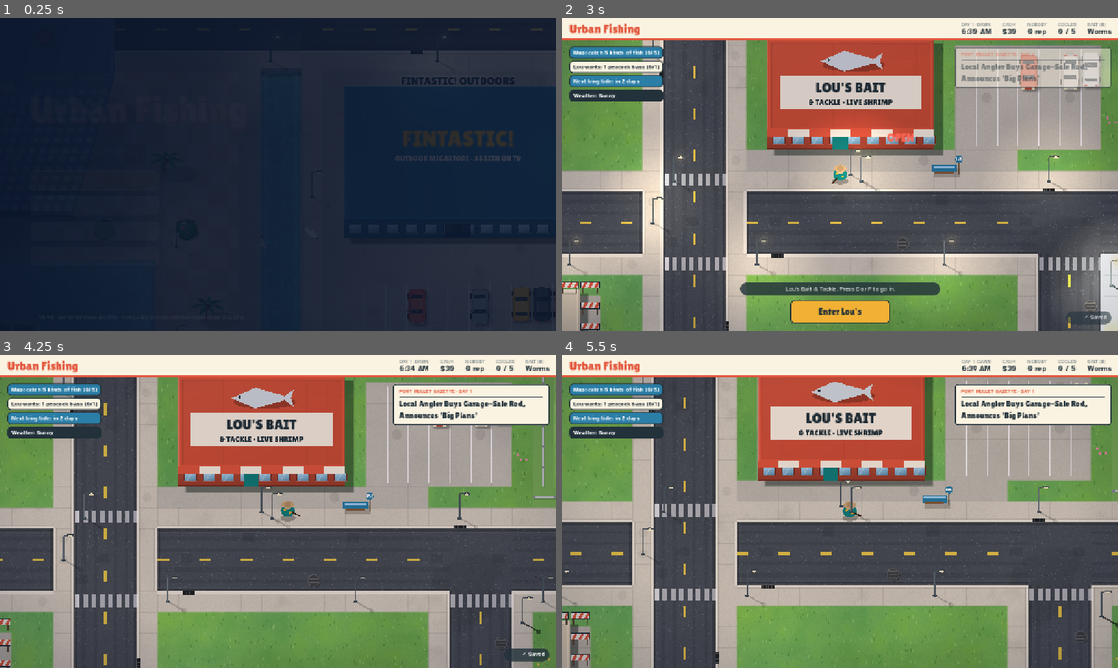
Above: before the commit, frames 1-4 (two rows, left to right).
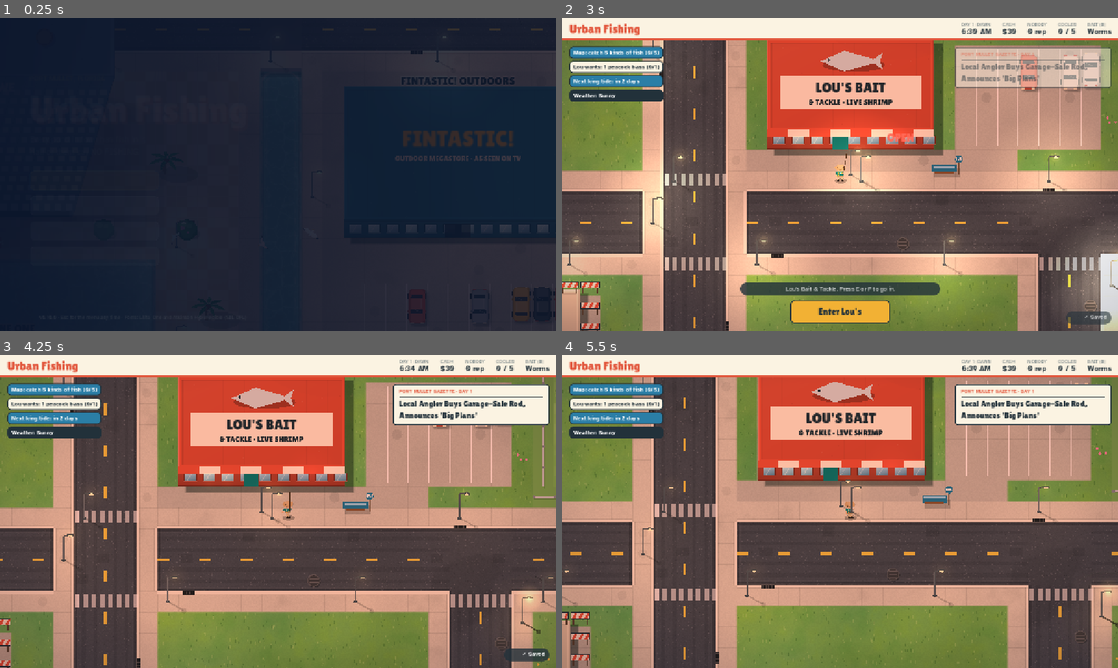
Above: after the commit, the same moments.

Repository: Paulrizzoli/urban-fishing
Game: Godot game, scene res://scenes/main.tscn
Two runs of this game, one before a commit and one after it. Both use one fixed random seed, a clock stepped at 60 frames per second and the inputs below.
Inputs (mouse positions are in pixels of both pictures, inside the frame that each line leads up to):
- Up to frame 1 (0.25 s): no input
- Up to frame 2 (3 s): click "New game" at 0.5 s; click "Enter Lou's" at 1.25 s; click "Enter Lou's" at 2 s; click "Go fishing" at 2.75 s
- Up to frame 3 (4.25 s): tap E at 3.5 s; move the mouse to (400, 495) at 3.52 s; hold Right from 3.53 s (still down); tap M at 3.6 s; click (400, 495) at 3.67 s; tap Space at 3.77, 4.07 s
- Up to frame 4 (5.5 s): release Right at 4.25 s; drag from (728, 527) to (812, 574) at 4.27 s; move the mouse to (895, 442) at 5.02 s; hold Right from 5.03 s (still down); tap E at 5.1 s

The runs differ from the first frame. In frame 2, 36% of the frame differs, in the area x 0-100%, y 7-100%; in frame 3, 37%; in frame 4, 31%.

Commit message:
People with bodies and walk cycles, fight splashes, day-long lighting and night bloom (v0.10.0)
Co-Authored-By: Claude Opus 5.5 <noreply@anthropic.com>
Claude-Session: https://claude.ai/code/session_01RiRsEGZQxzVwdPRgfJh3D8

Diff:
--- a/godot/project.godot
+++ b/godot/project.godot
@@ -5,7 +5,7 @@
 
 config/name="Urban Fishing"
 config/description="A Florida fishing-and-sneaking game set in Port Mullet."
-config/version="0.9.0"
+config/version="0.10.0"
 run/main_scene="res://scenes/main.tscn"
 config/features=PackedStringArray("4.4", "GL Compatibility")
 
--- a/godot/scripts/art.gd
+++ b/godot/scripts/art.gd
@@ -501,13 +501,134 @@
 	return a.lerp(b, f).lerp(b.lerp(c, f), f)
 
 # ---------- people, cars, fish ----------
-static func person(ci: CanvasItem, p: Vector2, dir: float, shirt: Color, hat: Color = Color(0, 0, 0, 0), rod := false) -> void:
-	ellipse(ci, p + Vector2(0, 0.28), 0.36, 0.15, Color(0, 0, 0, 0.25))
-	ellipse(ci, p, 0.32, 0.26, shirt)
-	ellipse(ci, p + Vector2(0, -0.04), 0.26, 0.18, shade(shirt, 0.12))
-	ci.draw_circle(p + Vector2(0, -0.22), 0.17, Color("#e0b48c"))
-	if hat.a > 0: ellipse(ci, p + Vector2(0, -0.27), 0.25, 0.14, hat)
-	if rod: ci.draw_line(p + Vector2(0, -0.1), p + Vector2(cos(dir) * 1.3, sin(dir) * 1.3 - 0.6), Color("#3d2b1a"), 0.05)
+const SKINS := ["#e0b48c", "#c68a5e", "#8d5a3b", "#f1c9a5", "#a86f4a"]
+const HAIRS := ["#3a2a1e", "#1e1a18", "#8a5a35", "#c9a574", "#6b6f72"]
+
+## Someone standing in town: Lou's regulars, guards, staff. rod makes them fish toward dir.
+static func person(ci: CanvasItem, p: Vector2, dir: float, shirt: Color, hat: Color = Color(0, 0, 0, 0), rod := false, phase := 0.0, moving := false) -> void:
+	var hs := Town.hash2(int(p.x * 3), int(p.y * 3))
+	var look := { "shirt": shirt, "pants": Color("#22313a") if shirt.v < 0.45 else [Color("#4a5a6a"), Color("#c9b48a"), Color("#3d5a73"), Color("#6b5a48")][int(hs * 4)],
+		"skin": Color(SKINS[int(hs * 5)]), "hair": Color(HAIRS[int(Town.hash2(int(p.y), int(p.x)) * 5)]), "hat": hat,
+		"hat_kind": "wide" if rod else "cap" }
+	if rod:
+		var tip := p + Vector2(cos(dir) * 1.3, sin(dir) * 1.3 - 0.6)
+		character(ci, p, dir, look, phase, false, 2, tip)
+		# their line drops to a bobber out on the water
+		var bp := p + Vector2.from_angle(dir) * 2.3 + Vector2(0, 0.1)
+		if Town.is_water_t(Town.t_at(floori(bp.x), floori(bp.y))):
+			var t := Time.get_ticks_msec() / 1000.0 + p.x
+			var bb := bp + Vector2(0, sin(t * 2.5) * 0.03)
+			ci.draw_polyline(PackedVector2Array([tip, (tip + bb) / 2 + Vector2(0, 0.35), bb]), Color(1, 1, 1, 0.5), 0.02)
+			ellipse(ci, bb + Vector2(0, 0.06), 0.16, 0.05, Color(1, 1, 1, 0.3))
+			ci.draw_circle(bb, 0.06, Color("#e2583e"))
+			ci.draw_circle(bb + Vector2(0, -0.02), 0.03, Color.WHITE)
+	else:
+		character(ci, p, dir, look, phase, moving)
+
+## A person in the 3/4 view. p is the middle of the body: the feet are 0.27 below it and the head 0.3 above.
+## look: shirt, pants, skin, hair, hat (alpha 0 for none), hat_kind ("wide" or "cap"), and extras:
+## dots (a loud fishing shirt), tie, lanyard, seated (in a boat: no legs).
+## rod: 0 none, 1 carried on the shoulder, 2 fishing, with its tip at tip. bend bows it toward the line.
+static func character(ci: CanvasItem, p: Vector2, face: float, look: Dictionary, phase := 0.0, moving := false, rod := 0, tip := Vector2.ZERO, bend := 0.0) -> void:
+	var fx := cos(face)
+	var fy := sin(face)
+	var fwd := Vector2(fx, fy * 0.5)
+	var stride := sin(phase) * 0.11 if moving else 0.0
+	var pb := p + Vector2(0, -absf(sin(phase)) * 0.035 if moving else 0.0)
+	var shirt: Color = look.shirt
+	var skin: Color = look.get("skin", Color("#e0b48c"))
+	var pants: Color = look.get("pants", Color("#4a5a6a"))
+	var seated: bool = look.get("seated", false)
+	if not seated:
+		ellipse(ci, p + Vector2(0.03, 0.29), 0.3, 0.12, Color(0, 0, 0, 0.28))
+		# legs, the far one first
+		var lat := Vector2(0.085 * maxf(0.35, absf(fy)), 0)
+		var legs := []
+		for i in [-1, 1]:
+			var foot: Vector2 = Vector2(p.x, p.y + 0.26) + lat * i + fwd * stride * i
+			legs.append([foot, Vector2(pb.x, pb.y + 0.06) + lat * i * 0.9])
+		legs.sort_custom(func(a, b): return a[0].y < b[0].y)
+		for lg in legs:
+			ci.draw_line(lg[1], lg[0], pants, 0.1)
+			ci.draw_line(lg[1] + Vector2(-0.03, 0), lg[0] + Vector2(-0.03, 0), shade(pants, 0.15), 0.025)
+			ellipse(ci, lg[0] + Vector2(fx * 0.03, 0.015), 0.065, 0.04, Color("#2a2420"))
+	# the far arm goes behind the body
+	var grip := pb + fwd * 0.22 + Vector2(0, -0.04)
+	var arms := []
+	for i in [-1, 1]:
+		var sh: Vector2 = pb + Vector2(i * 0.165, -0.1)
+		var hand: Vector2
+		if rod == 2: hand = grip + Vector2(-fy, fx) * 0.035 * i
+		elif rod == 1 and i == 1: hand = sh + Vector2(0.02, -0.04)
+		else: hand = sh + Vector2(i * 0.02, 0.17) - fwd * stride * i * 0.9
+		arms.append([sh, hand, i])
+	var far_i := 1 if fx < 0 else -1
+	for ar in arms:
+		if ar[2] == far_i and rod != 2: _arm(ci, ar[0], ar[1], shirt, skin)
+	# body: a rounded trunk, lit from the top left
+	var tor := PackedVector2Array([pb + Vector2(-0.17, -0.14), pb + Vector2(0.17, -0.14), pb + Vector2(0.14, 0.09), pb + Vector2(-0.14, 0.09)])
+	ci.draw_polygon(tor, PackedColorArray([shade(shirt, 0.12), shirt, shade(shirt, -0.2), shade(shirt, -0.08)]))
+	ci.draw_circle(pb + Vector2(-0.15, -0.11), 0.045, shade(shirt, 0.1))
+	ci.draw_circle(pb + Vector2(0.15, -0.11), 0.045, shade(shirt, -0.05))
+	if seated: ci.draw_rect(Rect2(pb.x - 0.14, pb.y + 0.06, 0.28, 0.06), pants)
+	else: ci.draw_rect(Rect2(pb.x - 0.14, pb.y + 0.05, 0.28, 0.05), shade(pants, -0.2))
+	if look.get("dots", false):
+		for d in [Vector2(-0.08, -0.07), Vector2(0.07, 0.0), Vector2(0.02, -0.1), Vector2(-0.06, 0.04), Vector2(0.1, -0.09)]:
+			ci.draw_circle(pb + d, 0.025, Color("#f2b134"))
+			ci.draw_circle(pb + d + Vector2(0.015, 0.012), 0.012, Color("#fbf3e2"))
+	if look.get("tie", false):
+		poly(ci, [pb + Vector2(-0.06, -0.14), pb + Vector2(0.06, -0.14), pb + Vector2(0, -0.04)], Color.WHITE)
+		ci.draw_line(pb + Vector2(0, -0.12), pb + Vector2(0, 0.04), Color("#e2583e"), 0.04)
+	if look.get("lanyard", false):
+		ci.draw_polyline(PackedVector2Array([pb + Vector2(-0.07, -0.14), pb + Vector2(0, -0.02), pb + Vector2(0.07, -0.14)]), Color("#2b7ea6"), 0.025)
+		ci.draw_rect(Rect2(pb.x - 0.05, pb.y - 0.03, 0.1, 0.07), Color.WHITE)
+	for ar in arms:
+		if ar[2] != far_i or rod == 2: _arm(ci, ar[0], ar[1], shirt, skin)
+	if rod == 2 and fy < -0.2: _rod(ci, grip, tip, bend)
+	# head: neck, hair at the back, face toward where they look
+	var hc := pb + Vector2(0, -0.3)
+	ci.draw_rect(Rect2(hc.x - 0.04, hc.y + 0.08, 0.08, 0.08), shade(skin, -0.15))
+	var hair: Color = look.get("hair", Color("#3a2a1e"))
+	ci.draw_circle(hc, 0.145, skin)
+	ci.draw_circle(hc - fwd * 0.05 + Vector2(0, -0.035), 0.13, hair)
+	if fy > -0.55:
+		ci.draw_circle(hc + fwd * 0.04 + Vector2(0, 0.02), 0.11, skin)
+		if fy > -0.25:
+			var side := 1.0 - absf(fx) * 0.55
+			for i in [-1, 1]:
+				ci.draw_circle(hc + Vector2(fx * 0.07 + i * 0.045 * side, 0.025 + fy * 0.02), 0.017, Color("#22201e"))
+	ci.draw_circle(hc + Vector2(-0.05, -0.05), 0.04, Color(1, 1, 1, 0.12))
+	var hat: Color = look.get("hat", Color(0, 0, 0, 0))
+	if hat.a > 0:
+		if look.get("hat_kind", "wide") == "cap":
+			ci.draw_circle(hc + Vector2(0, -0.04), 0.135, hat)
+			ellipse(ci, hc + fwd * 0.14 + Vector2(0, -0.03), 0.1, 0.055, shade(hat, -0.15), face)
+			ci.draw_circle(hc + Vector2(-0.04, -0.09), 0.05, shade(hat, 0.2))
+		else:
+			ellipse(ci, hc + Vector2(0.01, -0.035), 0.26, 0.14, Color(0, 0, 0, 0.12))
+			ellipse(ci, hc + Vector2(0, -0.05), 0.25, 0.135, hat)
+			ellipse(ci, hc + Vector2(0, -0.09), 0.14, 0.09, shade(hat, 0.12))
+			ci.draw_arc(hc + Vector2(0, -0.075), 0.14, 0.15, PI - 0.15, 10, shade(hat, -0.35), 0.025)
+	if rod == 2 and fy >= -0.2: _rod(ci, grip, tip, bend)
+	elif rod == 1:
+		# over the shoulder, tip up and back
+		ci.draw_line(pb + Vector2(0.12, 0.02), pb + Vector2(0.32 - fx * 0.22, -0.95 - fy * 0.08), Color("#3d2b1a"), 0.04)
+		ci.draw_circle(pb + Vector2(0.15, -0.06), 0.035, Color("#9aa6ad"))
+
+static func _arm(ci: CanvasItem, sh: Vector2, hand: Vector2, shirt: Color, skin: Color) -> void:
+	var mid := sh.lerp(hand, 0.45)
+	ci.draw_line(sh, mid, shade(shirt, -0.08), 0.08)
+	ci.draw_line(mid, hand, skin, 0.06)
+	ci.draw_circle(hand, 0.038, skin)
+
+static func _rod(ci: CanvasItem, grip: Vector2, tip: Vector2, bend: float) -> void:
+	var mid := (grip + tip) / 2 + Vector2(0, -0.12 + bend * 0.35)
+	var pts := PackedVector2Array()
+	for i in 9: pts.append(_quad(grip, mid, tip, i / 8.0))
+	ci.draw_line(grip - (pts[1] - grip) * 0.6, grip, Color("#2a2420"), 0.07)
+	ci.draw_polyline(pts.slice(0, 5), Color("#3d2b1a"), 0.05)
+	ci.draw_polyline(pts.slice(4), Color("#4d3a26"), 0.032)
+	ci.draw_circle(grip + (pts[1] - grip) * 0.4 + Vector2(0, 0.03), 0.04, Color("#9aa6ad"))
 
 static func rrect(c: Vector2, hw: float, hh: float, r: float) -> PackedVector2Array:
 	var pts := PackedVector2Array()
--- a/godot/scripts/fishing.gd
+++ b/godot/scripts/fishing.gd
@@ -269,6 +269,8 @@
 	var rr: float = rl.r
 	if splash > 0: splash -= dt
 	player.fishing_pose = state != "idle"
+	player.rod_pull = pull if state == "reel" else 0
+	player.rod_bend = clampf(tension, 0.0, 1.2) if state == "reel" else (0.25 if state == "bite" else 0.0)
 	match state:
 		"power":
 			t += dt; power = (sin(t * 2.6 - PI / 2) + 1) / 2
@@ -408,6 +410,16 @@
 	ci.draw_polyline(line, Color(1, 0.67, 0.59, 0.95) if state == "reel" and tension > BAND[1] else Color(1, 1, 1, 0.85), 0.05)
 	if state == "reel":
 		if target == null: Art.fish_shadow(ci, b, (b - player.position).angle() + ang * 0.8, clampf(0.34 + sqrt(maxf(fw, 1)) * 0.19, 0.32, 2.8), 0.4, false, now * 14)
+		# the fish fights at the surface: churned water and spray, more of it the harder it pulls
+		var fury := clampf(tension, 0.2, 1.0)
+		Art.ellipse(ci, b + Vector2(0, 0.05), 0.45 + fury * 0.3, 0.16 + fury * 0.1, Color(1, 1, 1, 0.18 + 0.12 * sin(now * 13)))
+		for i in 7:
+			var k := fmod(now * (1.6 + fury) + i / 7.0, 1.0)
+			var sd := floorf(now * (1.6 + fury) + i / 7.0)
+			var a := Town.hash2(int(sd) * 7 + i, i * 13) * TAU
+			var reach := (0.25 + Town.hash2(i, int(sd)) * 0.45) * (0.6 + fury)
+			var dp := b + Vector2(cos(a), sin(a) * 0.5) * reach * k + Vector2(0, -sin(k * PI) * (0.25 + fury * 0.35))
+			ci.draw_circle(dp, 0.05 * (1.0 - k * 0.5), Color(1, 1, 1, 0.8 * (1.0 - k) * fury))
 		var rr := 0.35 + sin(now * 9) * 0.08
 		ci.draw_set_transform(b, 0, Vector2(1, 0.5)); ci.draw_arc(Vector2.ZERO, rr + 0.25, 0, TAU, 24, Color(1, 1, 1, 0.5), 0.05); ci.draw_set_transform(Vector2.ZERO, 0, Vector2.ONE)
 	else:
@@ -418,6 +430,12 @@
 	if splash > 0:
 		var big := 1.0 if splash_big else 0.45
 		var k := 1.0 - splash / 0.7
+		# a burst of droplets thrown up and falling back
+		for i in 10:
+			var a := i * TAU / 10 + 0.3
+			var dp := b + Vector2(cos(a), sin(a) * 0.45) * (0.2 + k * 0.9) * big + Vector2(0, -sin(clampf(k, 0, 1) * PI) * 0.6 * big)
+			ci.draw_circle(dp, 0.06 * big + 0.02, Color(1, 1, 1, clampf(1 - k, 0, 1) * 0.9))
+		if splash_big: Art.ellipse(ci, b + Vector2(0, -0.1 - k * 0.3), 0.18 * (1 - k * 0.5), 0.35 * (1 - k), Color(1, 1, 1, clampf(0.7 - k, 0, 1)))
 		ci.draw_set_transform(b, 0, Vector2(1, 0.4))
 		ci.draw_arc(Vector2.ZERO, (0.3 + k * 1.1) * big + 0.15, 0, TAU, 24, Color(1, 1, 1, clampf(1 - k, 0, 1)), 0.06)
 		ci.draw_set_transform(Vector2.ZERO, 0, Vector2.ONE)
--- a/godot/scripts/guards.gd
+++ b/godot/scripts/guards.gd
@@ -105,6 +105,7 @@
 	var pz := zone_at(player.position)
 	for w in watchers:
 		var on := active(w)
+		var was: Vector2 = w.pos
 		if w.kind == "cam":
 			var k := (sin(t * TAU / w.period) + 1) / 2
 			w.dir = lerpf(w.sweep[0], w.sweep[1], k)
@@ -120,6 +121,8 @@
 				else:
 					w.pos += to.normalized() * s
 					w.dir += wrapf(to.angle() - w.dir, -PI, PI) * minf(1.0, dt * 6)
+		w.moving = w.pos.distance_squared_to(was) > 0.000001
+		if w.moving: w.phase = w.get("phase", 0.0) + dt * 9.0
 		w.seen = not (plane_loud() and pz == 7) and can_see(w)
 		if w.seen:
 			if w.kind != "cam": w.dir += wrapf((player.position - w.pos).angle() - w.dir, -PI, PI) * minf(1.0, dt * 3)
@@ -177,7 +180,7 @@
 				ci.draw_rect(Rect2(p.x - 0.65, p.y + 0.05, 1.3, 0.38), Color("#3d4a52"))
 				ci.draw_rect(Rect2(p.x - 0.65, p.y + 0.05, 1.3, 0.08), Color("#8b9196"))
 			else:
-				Art.person(ci, p, w.dir, Color("#3d4a52"), navy)
+				Art.person(ci, p, w.dir, Color("#3d4a52"), navy, false, w.get("phase", 0.0), w.get("moving", false))
 				var dp: Vector2 = p - Vector2.from_angle(w.dir) * 0.7 + Vector2(0, 0.2)
 				Art.ellipse(ci, dp, 0.18, 0.1, Color("#c98a5a"), w.dir)
 				ci.draw_circle(dp + Vector2.from_angle(w.dir) * 0.18 + Vector2(0, -0.03), 0.08, Color("#c98a5a"))
@@ -203,19 +206,19 @@
 			ci.draw_rect(Rect2(p.x - 0.55, p.y - 0.65, 1.1, 1.1), Color("#e9e4d8"))
 			ci.draw_rect(Rect2(p.x - 0.55, p.y - 0.4, 0.15, 0.6), Color("#9fc4d6"))
 			Art.person(ci, p, w.dir, navy, navy)
-		"staff": Art.person(ci, p, w.dir, Color("#2f8a3e"), Color("#d9c28a"))
+		"staff": Art.person(ci, p, w.dir, Color("#2f8a3e"), Color("#d9c28a"), false, w.get("phase", 0.0), w.get("moving", false))
 		"hoa":
 			var dp: Vector2 = p - Vector2.from_angle(w.dir) * 0.75 + Vector2(0, 0.15)
 			ci.draw_line(p, dp, Color("#8a5a35"), 0.03)
 			Art.ellipse(ci, dp, 0.2, 0.13, Color("#f4efe4"), w.dir)
-			Art.person(ci, p, w.dir, Color("#f3a6a0"), Color("#f4efe4"))
+			Art.person(ci, p, w.dir, Color("#f3a6a0"), Color("#f4efe4"), false, w.get("phase", 0.0), w.get("moving", false))
 			ci.draw_rect(Rect2(p.x + 0.15, p.y - 0.05, 0.18, 0.22), Color("#fbf3e2"))
 		"truck":
 			Art.car(ci, p, w.dir, Color("#f1f1ee"), 2.0, 0.95)
 			ci.draw_set_transform(p, w.dir, Vector2.ONE)
 			ci.draw_rect(Rect2(0.05, -0.32, 0.14, 0.64), Color("#f2b134") if int(Time.get_ticks_msec() / 300) % 2 else Color("#e2583e"))
 			ci.draw_set_transform(Vector2.ZERO, 0, Vector2.ONE)
-		_: Art.person(ci, p, w.dir, navy, navy)
+		_: Art.person(ci, p, w.dir, navy, navy, false, w.get("phase", 0.0), w.get("moving", false))
 	if w.alert > 0.05 and w.kind != "cam":
 		Art.text(ci, p + Vector2(0, -0.65), "!" if w.alert > 0.6 else "?", 0.6, Color("#e2583e"), Color.WHITE)
 
--- a/godot/scripts/main.gd
+++ b/godot/scripts/main.gd
@@ -37,6 +37,7 @@
 var weather: Weather
 var ground_tex: Texture2D
 var ground_mat: ShaderMaterial
+var glow_tex: GradientTexture2D
 var open_lamps: Array = []    # street lamps whose glow isn't hidden behind a tower
 var ach_t := 0.0
 var menu: Menu
@@ -224,6 +225,20 @@
 	var gw := Node2D.new(); gw.scale = Vector2(TS, TS); glow_layer.add_child(gw)
 	var gholder := Drawer.make(_draw_night_glow, 0, true)
 	gw.add_child(gholder)
+	# soft light that blooms around lamps, lit windows and headlights, added on top
+	var bloom := Drawer.make(_draw_bloom, 0, true)
+	var add := CanvasItemMaterial.new()
+	add.blend_mode = CanvasItemMaterial.BLEND_MODE_ADD
+	bloom.get_child(0).material = add
+	gw.add_child(bloom)
+	glow_tex = GradientTexture2D.new()
+	glow_tex.width = 64; glow_tex.height = 64
+	glow_tex.fill = GradientTexture2D.FILL_RADIAL
+	glow_tex.fill_from = Vector2(0.5, 0.5); glow_tex.fill_to = Vector2(1.0, 0.5)
+	var gg := Gradient.new()
+	gg.offsets = PackedFloat32Array([0.0, 0.35, 1.0])
+	gg.colors = PackedColorArray([Color(1, 1, 1, 1), Color(1, 1, 1, 0.35), Color(1, 1, 1, 0)])
+	glow_tex.gradient = gg
 	weather = Weather.new()
 	add_child(weather)
 	hud = Hud.new()
@@ -409,19 +424,106 @@
 func _lighting() -> void:
 	var dk := Game.darkness()
 	var h := Game.hour()
-	var c := Color.WHITE.lerp(Color(0.3, 0.36, 0.6), dk / 0.62)
-	var dusk := 0.0
-	if h >= 16.5 and h < 19.5: dusk = sin((h - 16.5) / 3.0 * PI) * 0.18
-	elif h >= 5.5 and h < 8: dusk = sin((h - 5.5) / 2.5 * PI) * 0.12
-	c = c.lerp(Color(1, 0.72, 0.55), dusk)
+	var c := day_tint(h)
+	# clouds wash the warm colors out toward grey
+	c = c.lerp(Color(0.86, 0.88, 0.92) * c.v, Game.wx.cloud * 0.35 * (1.0 - dk / 0.62))
 	night.color = c
 	ground_mat.set_shader_parameter("sun", clampf(1.0 - dk / 0.5, 0.0, 1.0) * (1.0 - Game.wx.cloud * 0.55))
+	ground_mat.set_shader_parameter("sky_col", sky_tint(h))
 	ground_mat.set_shader_parameter("rain", Game.wx.rain)
 	var on := dk > 0.15
 	var view := Rect2(cam.get_screen_center_position() - get_viewport_rect().size / cam.zoom / 2, get_viewport_rect().size / cam.zoom).grow(6 * TS)
 	for l in lamp_lights:
 		l.enabled = on and view.has_point(l.position)
 		l.energy = dk * 1.6
+
+## The color of the light over the day: cool blue nights, a pink dawn, white noon, a golden
+## late afternoon, an orange and pink sunset and a purple dusk.
+const TINTS := [[0.0, Color(0.3, 0.35, 0.6)], [4.6, Color(0.3, 0.35, 0.61)], [5.6, Color(0.52, 0.45, 0.64)], [6.5, Color(1.0, 0.76, 0.7)],
+	[7.6, Color(1.0, 0.92, 0.84)], [9.0, Color(1.0, 0.98, 0.95)], [12.0, Color(1, 1, 1)], [15.5, Color(1.0, 0.97, 0.9)], [17.0, Color(1.0, 0.88, 0.7)],
+	[18.2, Color(1.0, 0.78, 0.6)], [19.0, Color(0.9, 0.63, 0.65)], [19.8, Color(0.55, 0.44, 0.66)], [20.7, Color(0.32, 0.36, 0.61)], [24.0, Color(0.3, 0.35, 0.6)]]
+## The sky color the water reflects at that hour.
+const SKIES := [[0.0, Color(0.1, 0.14, 0.3)], [5.6, Color(0.45, 0.4, 0.62)], [6.5, Color(1.0, 0.7, 0.62)], [8.0, Color(0.6, 0.78, 0.94)],
+	[16.5, Color(0.62, 0.78, 0.92)], [18.2, Color(1.0, 0.66, 0.42)], [19.0, Color(0.95, 0.5, 0.6)], [19.8, Color(0.42, 0.34, 0.62)], [20.7, Color(0.1, 0.14, 0.3)], [24.0, Color(0.1, 0.14, 0.3)]]
+
+static func _keyed(keys: Array, h: float) -> Color:
+	for i in keys.size() - 1:
+		if h < keys[i + 1][0]:
+			var k: float = (h - keys[i][0]) / (keys[i + 1][0] - keys[i][0])
+			return (keys[i][1] as Color).lerp(keys[i + 1][1], smoothstep(0.0, 1.0, k))
+	return keys[-1][1]
+
+static func day_tint(h: float) -> Color: return _keyed(TINTS, fposmod(h, 24.0))
+static func sky_tint(h: float) -> Color: return _keyed(SKIES, fposmod(h, 24.0))
+
+## Additive light: halos around lamps, lit windows and porch lights, and headlight beams.
+func _draw_bloom(ci: CanvasItem) -> void:
+	var dk := Game.darkness()
+	if dk < 0.1: return
+	var a := dk / 0.62
+	var h := Game.hour()
+	var view := _view_tiles().grow(3)
+	var warm := Color(1.0, 0.72, 0.38)
+	for lp in open_lamps:
+		if not view.has_point(lp): continue
+		var hd := Art.lamp_head(lp)
+		_glow(ci, hd, 0.7, Color(warm, 0.5 * a))
+		_glow(ci, lp + Vector2(0.2, 0.2), 2.6, Color(warm, 0.16 * a))
+	# windows in houses and low buildings: lots lit in the evening, a few late at night
+	var lit := 0.7 if (h >= 18 and h < 23) else 0.15 if (h >= 23 or h < 5) else 0.35
+	for b in Town.buildings:
+		if not view.intersects(Rect2(b.x - 1, b.y - 1, b.w + 2, b.h + 2)): continue
+		var day := int(Game.S.day)
+		if b.kind == "house":
+			var wy: float = b.y + b.h - 0.62
+			var i := 0
+			for u in [0.48, 0.72]:
+				if Town.hash2(int(b.x) * 3 + i, int(b.y) + day * 7) < lit:
+					var r := Rect2(b.x + b.w * u, wy + 0.17, 0.4, 0.27)
+					ci.draw_rect(r, Color(1.0, 0.8, 0.45, 0.55 * a))
+					_glow(ci, r.get_center() + Vector2(0, 0.2), 0.9, Color(warm, 0.3 * a))
+				i += 1
+			if h >= 18 or h < 6: _glow(ci, Vector2(b.x + 1.06, wy + 0.2), 0.5, Color(1, 0.85, 0.55, 0.55 * a))
+		elif b.kind in ["shop", "mega", "marina", "club", "office", "plant", "flat"] and b.label != "PARKING":
+			var open_k := 0.95 if b.kind in ["shop", "mega", "marina", "club"] and h >= 17 and h < 22 else 0.3
+			var fy: float = b.y + b.h - 0.85
+			var wx: float = b.x + 0.3
+			var i := 0
+			while wx < b.x + b.w - 0.5:
+				if Town.hash2(int(b.x) + i * 5, int(b.y) * 3 + day) < open_k:
+					var r := Rect2(wx, fy + 0.2, 0.55, 0.38)
+					ci.draw_rect(r, Color(1.0, 0.86, 0.55, 0.5 * a))
+					_glow(ci, r.get_center() + Vector2(0, 0.3), 1.0, Color(warm, 0.22 * a))
+				wx += 0.9; i += 1
+	# towers: a faint halo over each lit window
+	var tl := 0.55 if (h >= 18 or h < 1) else 0.18 if h < 5 else 0.35
+	for pair in sky_nodes:
+		var b: Dictionary = pair[1]
+		if not view.intersects(Art.sky_bounds(b)): continue
+		var i := 0
+		for r in b.wins:
+			if Town.hash2(i, b.x * 7 + Game.S.day) < tl and b.see < 0.5: _glow(ci, r.get_center(), 0.45, Color(1, 0.75, 0.4, 0.22 * a))
+			i += 1
+	if view.has_point(Vector2(51.4, 31.6)): _glow(ci, Vector2(51.4, 31.4), 1.4, Color(1, 0.3, 0.25, 0.4 * a))
+	# headlights on the security truck and the HOA resident's car
+	var cars := []
+	var hc = guards.hoa_car_pos()
+	if hc != null: cars.append([hc[0], hc[1], 0.95])
+	for w in guards.watchers:
+		if w.kind == "truck" and guards.active(w): cars.append([w.pos, w.dir, 1.0])
+	for cr in cars:
+		var cp: Vector2 = cr[0]
+		if not view.has_point(cp): continue
+		var fw := Vector2.from_angle(cr[1])
+		var sd := Vector2(-fw.y, fw.x)
+		var front: Vector2 = cp + fw * cr[2]
+		var beam := PackedVector2Array([front + sd * 0.3, front - sd * 0.3, front + fw * 4.5 - sd * 1.6, front + fw * 4.5 + sd * 1.6])
+		ci.draw_polygon(beam, PackedColorArray([Color(1, 0.95, 0.8, 0.32 * a), Color(1, 0.95, 0.8, 0.32 * a), Color(1, 0.95, 0.8, 0), Color(1, 0.95, 0.8, 0)]))
+		for k in [-1, 1]: _glow(ci, front + sd * 0.3 * k, 0.35, Color(1, 0.97, 0.85, 0.7 * a))
+		for k in [-1, 1]: _glow(ci, cp - fw * cr[2] + sd * 0.3 * k, 0.3, Color(1, 0.15, 0.1, 0.5 * a))
+
+func _glow(ci: CanvasItem, c: Vector2, r: float, col: Color) -> void:
+	ci.draw_texture_rect(glow_tex, Rect2(c - Vector2(r, r), Vector2(r, r) * 2), false, col)
 
 # ---------- input ----------
 func _unhandled_input(e: InputEvent) -> void:
--- a/godot/scripts/player.gd
+++ b/godot/scripts/player.gd
@@ -10,6 +10,8 @@
 var walk_grid := AStarGrid2D.new()
 var boat_grids := {}      # "kayak" / "skiff" -> AStarGrid2D, built the first time you launch
 var fishing_pose := false
+var rod_pull := 0        # set by Fishing: -1 / 0 / 1 while you pull against a fish
+var rod_bend := 0.0      # set by Fishing: how hard the rod bows under the line's tension
 var wake: Array = []
 
 func _ready() -> void:
@@ -202,26 +204,20 @@
 			var pa := sin(bob * 0.6) * 0.5
 			draw_line(Vector2(-0.1 + pa * 0.3, -0.75), Vector2(0.1 - pa * 0.3, 0.75), Color("#3d2b1a"), 0.06)
 		draw_set_transform(Vector2.ZERO, 0, Vector2.ONE)
-	var p := Vector2(0, -absf(sin(bob)) * 0.06 if moving and not in_boat() else 0.0)
 	var z := zone_of(position)
-	var shirt := Color("#13807b")
-	if Game.S.gear.has("polo") and z == 1: shirt = Color.WHITE
-	elif Game.S.gear.has("suit") and z == 8: shirt = Color("#3d4a52")
-	if not in_boat(): Art.ellipse(self, Vector2(0, 0.3), 0.38, 0.16, Color(0, 0, 0, 0.28))
-	Art.ellipse(self, p, 0.34, 0.28, shirt)
-	if shirt == Color("#13807b"):
-		for d in [Vector2(-0.15, -0.05), Vector2(0.12, 0.08), Vector2(0.05, -0.12)]: draw_circle(p + d, 0.05, Color("#f2b134"))
-	if shirt == Color("#3d4a52"):
-		Art.poly(self, [p + Vector2(-0.08, -0.2), p + Vector2(0.08, -0.2), p + Vector2(0, 0.05)], Color.WHITE)
-		draw_rect(Rect2(p.x - 0.025, p.y - 0.15, 0.05, 0.16), Color("#e2583e"))
-	if Game.S.gear.has("lanyard") and z == 2:
-		draw_rect(Rect2(p.x - 0.04, p.y - 0.05, 0.08, 0.2), Color("#2b7ea6")); draw_rect(Rect2(p.x - 0.08, p.y + 0.12, 0.16, 0.1), Color.WHITE)
-	draw_circle(p + Vector2(0, -0.24), 0.18, Color("#e0b48c"))
-	Art.ellipse(self, p + Vector2(0, -0.3), 0.3, 0.17, Color("#f2f2f2") if Game.S.gear.has("polo") and z == 1 else Color("#c9a574"))
-	draw_circle(p + Vector2(0, -0.32), 0.14, Color(0, 0, 0, 0.12))
-	var rl := 1.1 if fishing_pose else 0.7
-	var a := face if fishing_pose else face + 0.6
-	draw_line(p + Vector2(cos(a), sin(a)) * 0.2 + Vector2(0, -0.05), p + Vector2(cos(a) * rl, sin(a) * rl - (0.4 if fishing_pose else 0.15)), Color("#3d2b1a"), 0.06)
+	var look := { "shirt": Color("#13807b"), "pants": Color("#c9b48a"), "skin": Color("#e0b48c"), "hair": Color("#6b4a2a"),
+		"hat": Color("#c9a574"), "hat_kind": "wide", "dots": true, "seated": in_boat() }
+	if Game.S.gear.has("polo") and z == 1:
+		look.shirt = Color.WHITE; look.dots = false; look.hat = Color("#f2f2f2"); look.hat_kind = "cap"
+	elif Game.S.gear.has("suit") and z == 8:
+		look.shirt = Color("#3d4a52"); look.dots = false; look.tie = true; look.pants = Color("#2c353b")
+	if Game.S.gear.has("lanyard") and z == 2: look.lanyard = true
+	var walking := moving and not in_boat()
+	if fishing_pose:
+		var tip := rod_tip() - position + (Vector2.from_angle(face + rod_pull * 0.5) - Vector2.from_angle(face)) * 0.95
+		Art.character(self, Vector2.ZERO, face, look, bob, false, 2, tip, rod_bend)
+	else:
+		Art.character(self, Vector2.ZERO, face, look, bob, walking, 1)
 
 func rod_tip() -> Vector2:
 	return position + Vector2(cos(face) * 0.95, sin(face) * 0.95 - 0.4)
--- a/godot/shaders/ground.gdshader
+++ b/godot/shaders/ground.gdshader
@@ -8,6 +8,7 @@
 uniform vec2 map_size = vec2(112.0, 184.0);
 uniform float sun = 1.0;                        // 1 at noon on a clear day, 0 at night
 uniform float rain = 0.0;
+uniform vec3 sky_col = vec3(0.55, 0.75, 0.92);  // the sky the water reflects, from Main.sky_tint()
 
 float hash(vec2 p) {
 	p = fract(p * vec2(0.1031, 0.1030));
@@ -94,7 +95,7 @@
 		vec3 r = reflect(-L, n);
 		float spec = pow(max(r.z, 0.0), 60.0);
 		float tw = step(0.9, hash(floor(p * 9.0) + floor(t * 3.0)));
-		c.rgb += vec3(1.0, 0.98, 0.9) * (spec * 0.55 + spec * tw * 0.9) * sun * (1.0 - murky) * (1.0 - rain * 0.7);
+		c.rgb += mix(vec3(1.0, 0.98, 0.9), sky_col * 1.3, 0.35) * (spec * 0.55 + spec * tw * 0.9) * sun * (1.0 - murky) * (1.0 - rain * 0.7);
 		// foam lapping at the shore
 		float edge = 1.0 - smoothstep(0.55, 0.97, wm.r);
 		float fn = fbm(p * 3.2 + vec2(t * 0.35, -t * 0.25));
@@ -102,7 +103,7 @@
 		float foam = edge * smoothstep(0.62, 0.95, lap * 0.55 + fn * 0.7) + edge * edge * 0.25;
 		c.rgb = mix(c.rgb, vec3(0.94, 0.98, 1.0), clamp(foam, 0.0, 1.0) * 0.6 * (1.0 - murky * 0.8));
 		// a hint of sky reflected on the deep water
-		c.rgb = mix(c.rgb, vec3(0.55, 0.75, 0.92), 0.08 * depth * sun);
+		c.rgb = mix(c.rgb, sky_col, (0.06 + 0.1 * depth) * (0.4 + 0.6 * sun));
 	} else if (mat > 0.5) {
 		float big = fbm(p * 0.35);
 		float mid = noise(p * 2.2);
Not shown, changed: godot/export_presets.cfg
Not shown, changed: CHANGELOG.md
